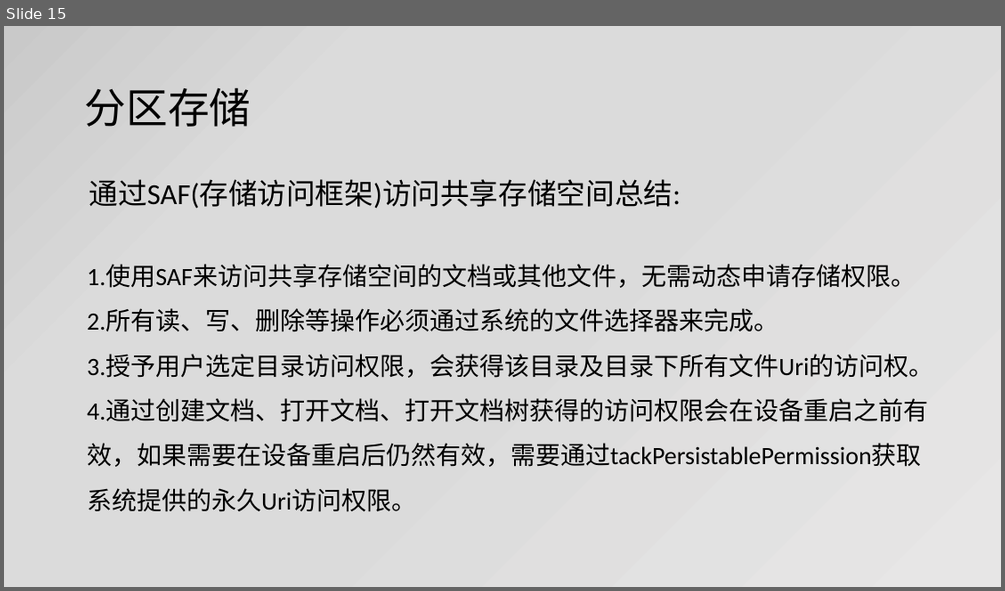
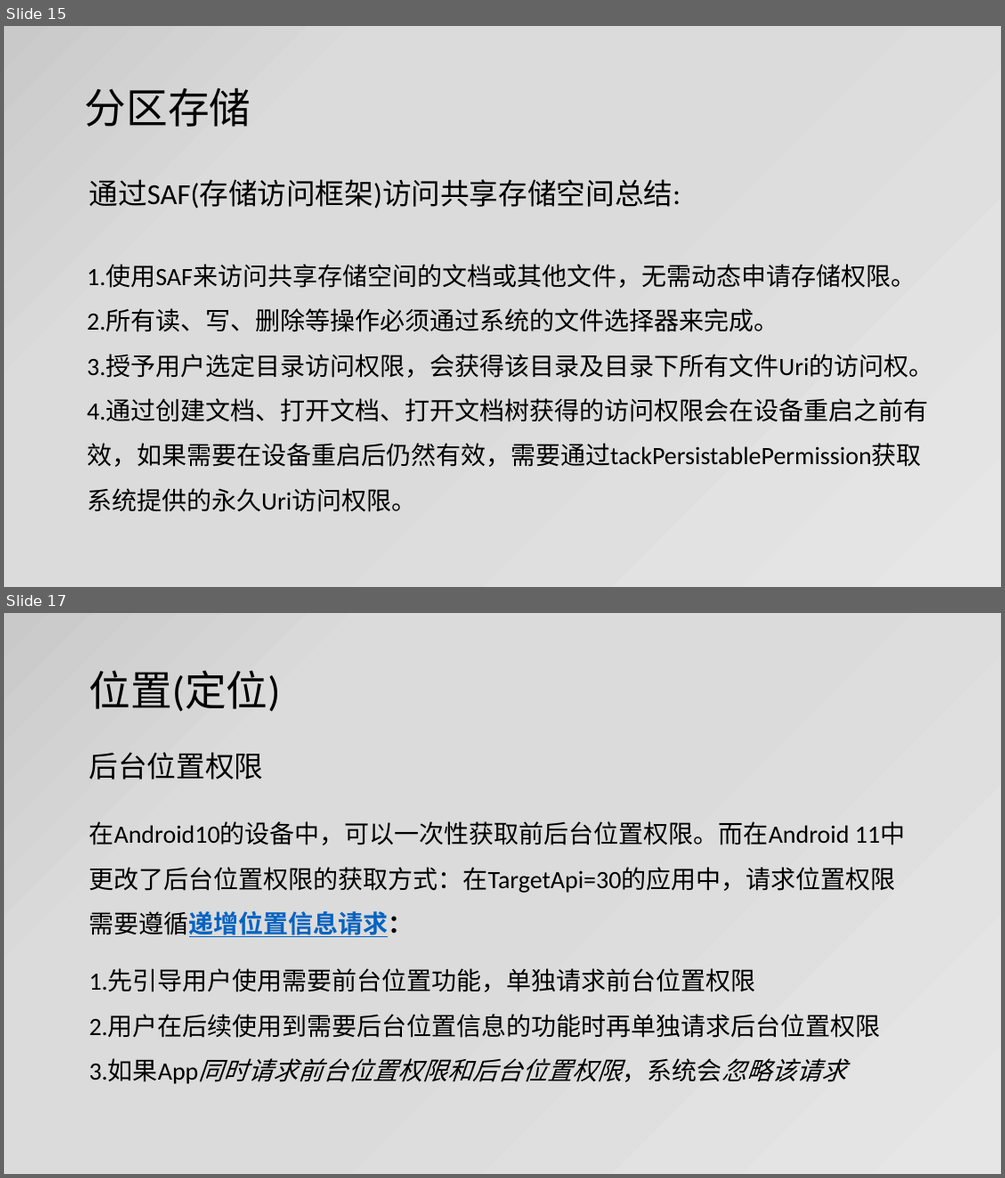
Before and after one commit to jianjunxiao/Adaptation, a slide deck: Android10、11适配.pptx. Shown one above the other, each under a label of ours: slide 15 before the commit, slides 15 and 17 after it; the slides between them are not shown. The pictures are 1005x591 and 1005x1178 pixels, drawn with LibreOffice and Linux fonts; fonts in the diff are those of the drawing. Boxes give left, top, right and bottom in pixels: in the first picture for what was removed or moved away, otherwise in the second. Text is boxed around its words. In the diff, an @@ line names an element or a change of style, - is before the commit and + after.

Commit message:
后台位置

```diff
--- a/Android10、11适配.pptx
+++ b/Android10、11适配.pptx
@@ slide 17 added at <box>4,613,1001,1174</box>, background gradient #E7E6E6 to #DBDBDB to #C9C9C9 @@
@@ title added at <box>89,670,281,712</box>, 40 pt, text #000000 @@
+位置(定位)
@@ text added at <box>89,752,264,779</box>, 28 pt, text #000000 @@
+后台位置权限
@@ text added at <box>89,821,896,1084</box>, 24 pt, text #000000 @@
+在Android10的设备中，可以一次性获取前后台位置权限。而在Android 11中更改了后台位置权限的获取方式：在TargetApi=30的应用中，请求位置权限需要遵循递增位置信息请求：
+1.先引导用户使用需要前台位置功能，单独请求前台位置权限
+2.用户在后续使用到需要后台位置信息的功能时再单独请求后台位置权限
+3.如果App同时请求前台位置权限和后台位置权限，系统会忽略该请求
```
Also in this commit, not shown: 3 slides changed, 8 other slides added, 12 other files.
